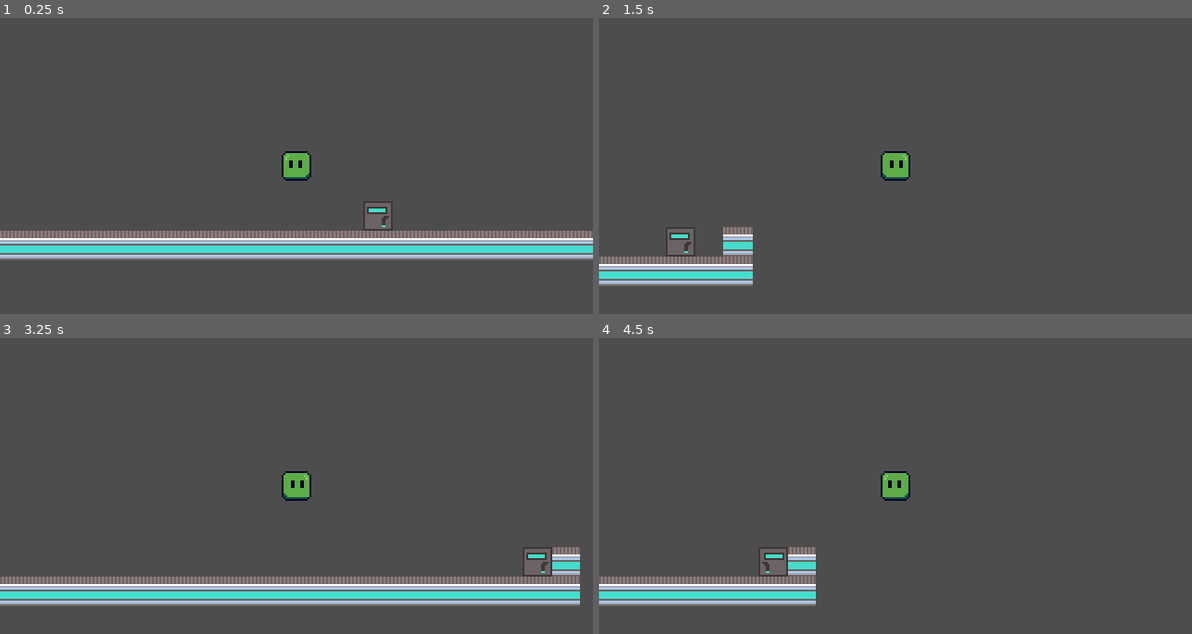
Above: before the commit, frames 1-4 (two rows, left to right).
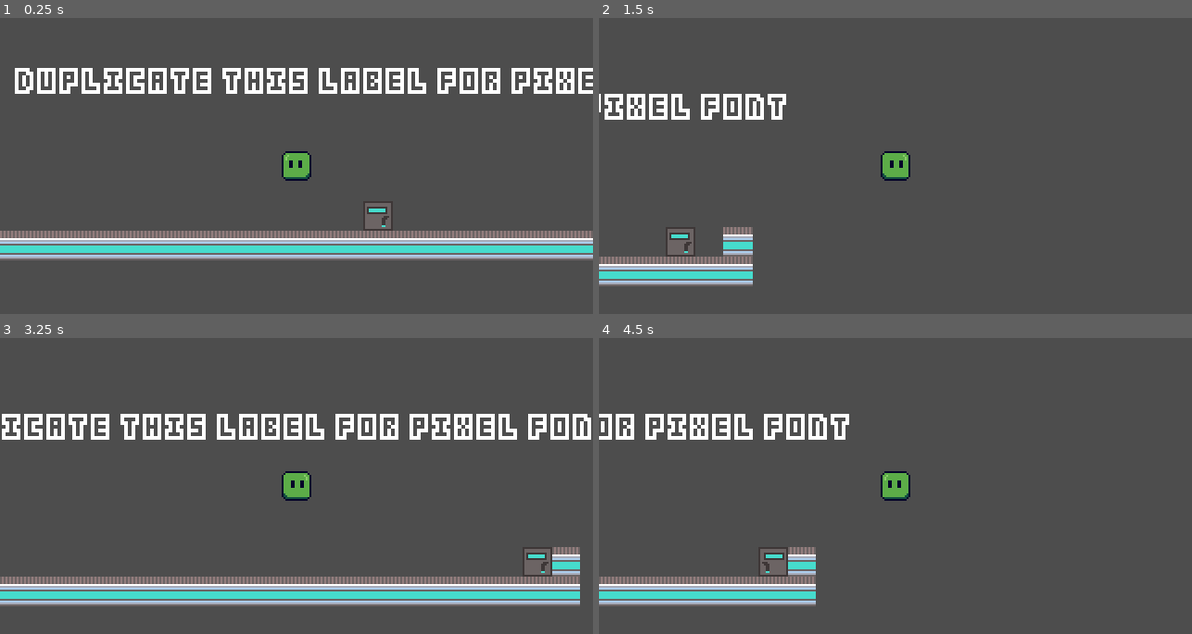
Above: after the commit, the same moments.

Repository: apollo-cool/blob-game
Game: Godot game, scene res://scenes/level.tscn
Two runs of this game, one before a commit and one after it. Both use one fixed random seed, a clock stepped at 60 frames per second and the inputs below. This scene is started directly instead of the project's main scene.
Inputs:
- Up to frame 1 (0.25 s): no input
- Up to frame 2 (1.5 s): hold D (move_right) from 0.53 s (still down); tap Space (jump) at 0.77 s
- Up to frame 3 (3.25 s): tap Space (jump) at 1.52, 3.02 s; release D (move_right) at 2.03 s; hold A (move_left) 2.03-2.78 s; tap Enter at 2.75 s; hold D (move_right) from 2.78 s (still down)
- Up to frame 4 (4.5 s): tap Space (jump) at 3.77 s; release D (move_right) at 4.28 s; hold A (move_left) from 4.28 s (still down)

The runs differ from the first frame. In frame 1, 4.4% of the frame differs, in the area x 2-100%, y 16-26%; in frame 2, 1.4%; in frame 3, 4.5%, in the area x 0-100%, y 25-35%; in frame 4, 1.9%.

Commit message:
changed level template

Diff:
--- a/scenes/level.tscn
+++ b/scenes/level.tscn
@@ -7,6 +7,7 @@
 [ext_resource type="PackedScene" uid="uid://wfboaok720sf" path="res://scenes/functional_tiles/win_flag.tscn" id="4_ppgk2"]
 [ext_resource type="PackedScene" uid="uid://c7657k3w8s0du" path="res://scenes/functional_tiles/Bouncepad.tscn" id="5_klq6b"]
 [ext_resource type="PackedScene" uid="uid://20n3iexah6tx" path="res://scenes/enemies/enemy.tscn" id="6_2r41h"]
+[ext_resource type="FontFile" uid="uid://cn6x1tjw22dqp" path="res://assets/Kenney Blocks.ttf" id="6_b121j"]
 
 [sub_resource type="PhysicsMaterial" id="PhysicsMaterial_mm7tu"]
 
@@ -46,6 +47,14 @@
 tile_map_data = PackedByteArray("AAD2/wQAAQAAAAAAAAD3/wQAAQAAAAAAAAD4/wQAAQAAAAAAAAD5/wQAAQAAAAAAAAD6/wQAAQAAAAAAAAD7/w …(304 unchanged characters)…
 tile_set = SubResource("TileSet_0j62p")
 
+[node name="Label" type="Label" parent="Layer0" unique_id=1195985264]
+offset_left = -152.0
+offset_top = -30.0
+offset_right = 228.0
+offset_bottom = -6.0
+theme_override_fonts/font = ExtResource("6_b121j")
+text = "Duplicate this label for pixel font"
+
 [node name="Parallax2D" type="Parallax2D" parent="." unique_id=1728496637]
 
 [node name="Player" parent="." unique_id=1815213741 instance=ExtResource("3_ppgk2")]
